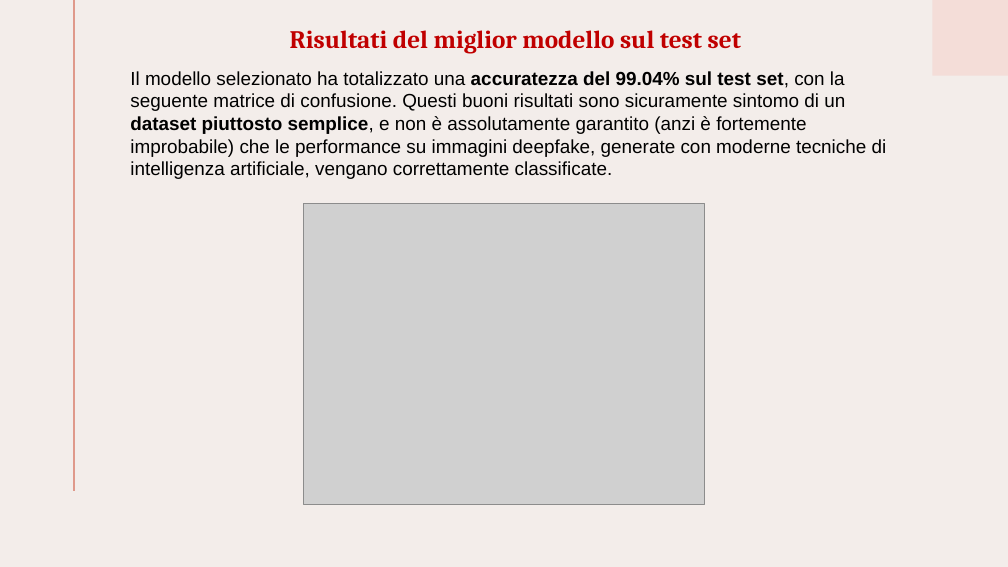
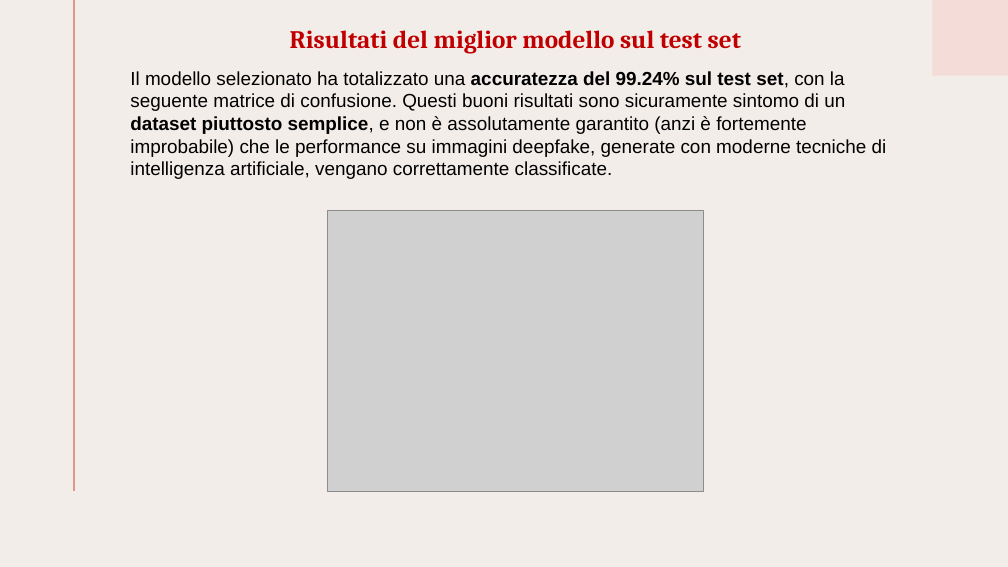
Before and after one commit to Giacko32/DeepFake-Image-Recognition, a slide deck: slide 12 of Assignment_2.pptx. Drawn at 1008x567 pixels with LibreOffice and Linux fonts; fonts in the diff are those of the drawing; grey boxes stand for pictures. Boxes give left, top, right and bottom in pixels: in the first picture for what was removed or moved away, otherwise in the second. Text is boxed around its words. In the diff, an @@ line names an element or a change of style, - is before the commit and + after.

```diff
--- a/Assignment_2.pptx
+++ b/Assignment_2.pptx
@@ text at [130,71,887,179]: text changed @@
-Il modello selezionato ha totalizzato una accuratezza del 99.04% sul test set, con la seguente matrice di confusione. Questi buoni risultati sono sicuramente sintomo di un dataset piuttosto semplice, e non è assolutamente garantito (anzi è fortemente improbabile) che le performance su immagini deepfake, generate con moderne tecniche di intelligenza artificiale, vengano correttamente classificate.
+Il modello selezionato ha totalizzato una accuratezza del 99.24% sul test set, con la seguente matrice di confusione. Questi buoni risultati sono sicuramente sintomo di un dataset piuttosto semplice, e non è assolutamente garantito (anzi è fortemente improbabile) che le performance su immagini deepfake, generate con moderne tecniche di intelligenza artificiale, vengano correttamente classificate.
@@ picture: place and size @@
-picture at [303,203,705,504]
+picture at [328,210,703,492]
```
Also in this commit, not shown: 5 other slides changed, 2 other files.
